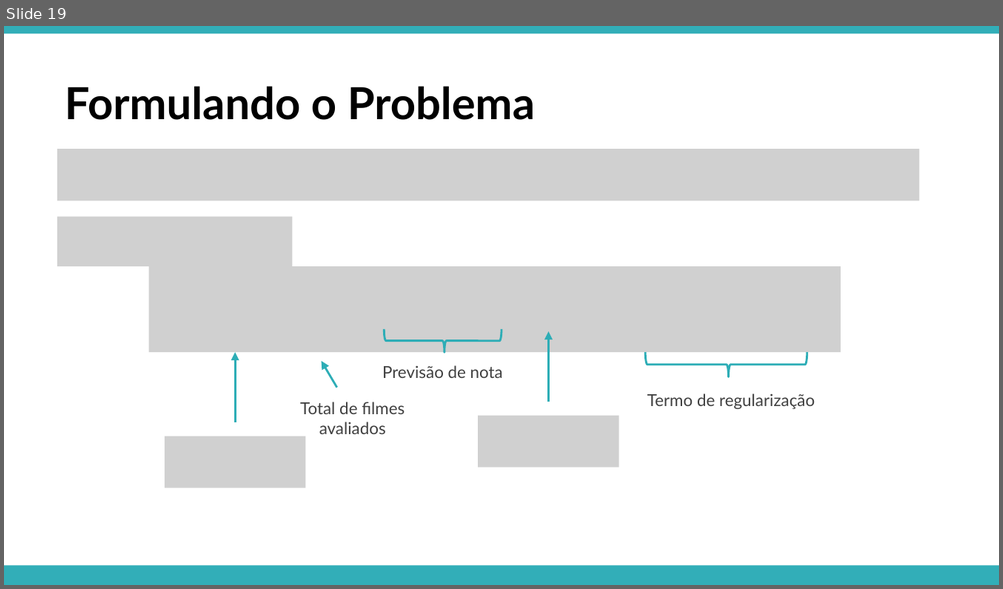
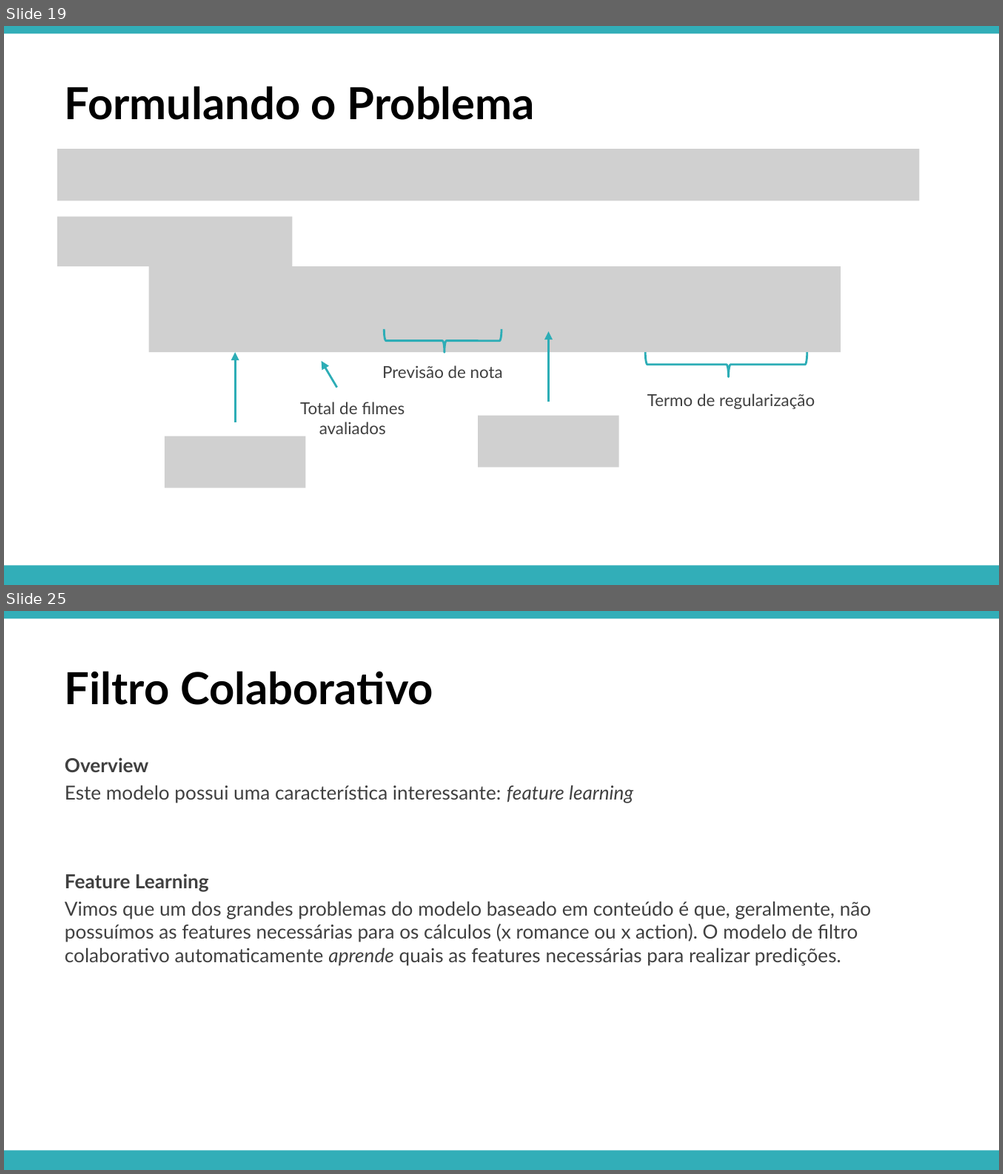
Before and after one commit to APILASTRI/coursera-stanford, a slide deck: machine-learning/notations/semana-9/presentation/15-recommender-systems.pptx. Shown one above the other, each under a label of ours: slide 19 before the commit, slides 19 and 25 after it; the slides between them are not shown. The pictures are 1003x589 and 1003x1174 pixels, drawn with LibreOffice and Linux fonts; fonts in the diff are those of the drawing; grey boxes stand for pictures. Boxes give left, top, right and bottom in pixels: in the first picture for what was removed or moved away, otherwise in the second. Text is boxed around its words. In the diff, an @@ line names an element or a change of style, - is before the commit and + after.

```diff
--- a/machine-learning/notations/semana-9/presentation/15-recommender-systems.pptx
+++ b/machine-learning/notations/semana-9/presentation/15-recommender-systems.pptx
@@ slide 25 added at box(4, 611, 999, 1170), background #FFFFFF; not listed: 2 template elements that a slide beside it also shows @@
@@ text added at box(65, 671, 433, 705), 32 pt, text #000000, bold @@
+Filtro Colaborativo
@@ text added at box(65, 758, 633, 803), 14 pt, text #404040 @@
+Overview
+Este modelo possui uma característica interessante: feature learning
@@ text added at box(65, 874, 871, 965), 14 pt, text #404040 @@
+Feature Learning
+Vimos que um dos grandes problemas do modelo baseado em conteúdo é que, geralmente, não possuímos as features necessárias para os cálculos (x romance ou x action). O modelo de filtro colaborativo automaticamente aprende quais as features necessárias para realizar predições.
```
Also in this commit, not shown: 22 other slides added.
